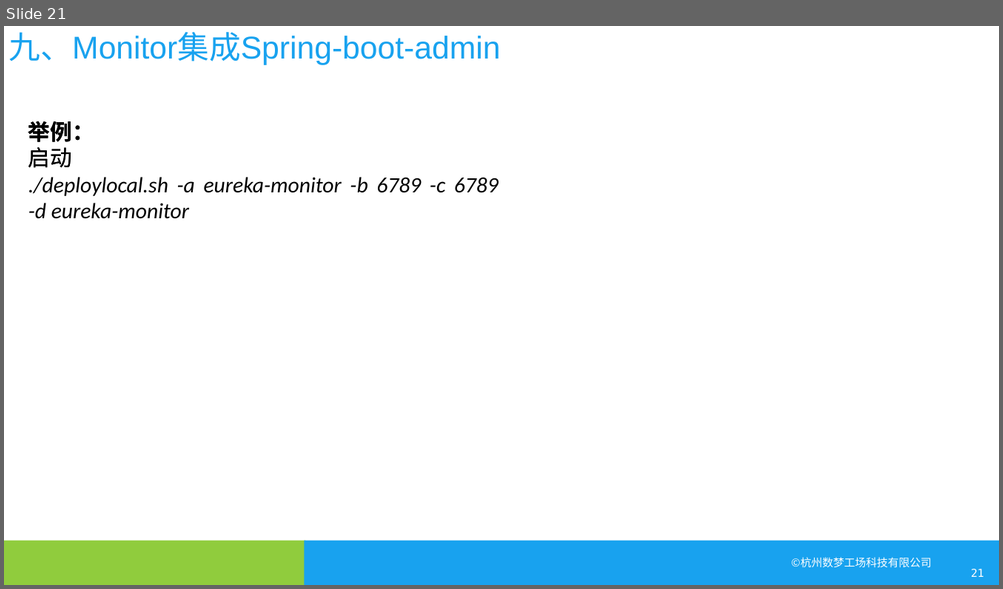
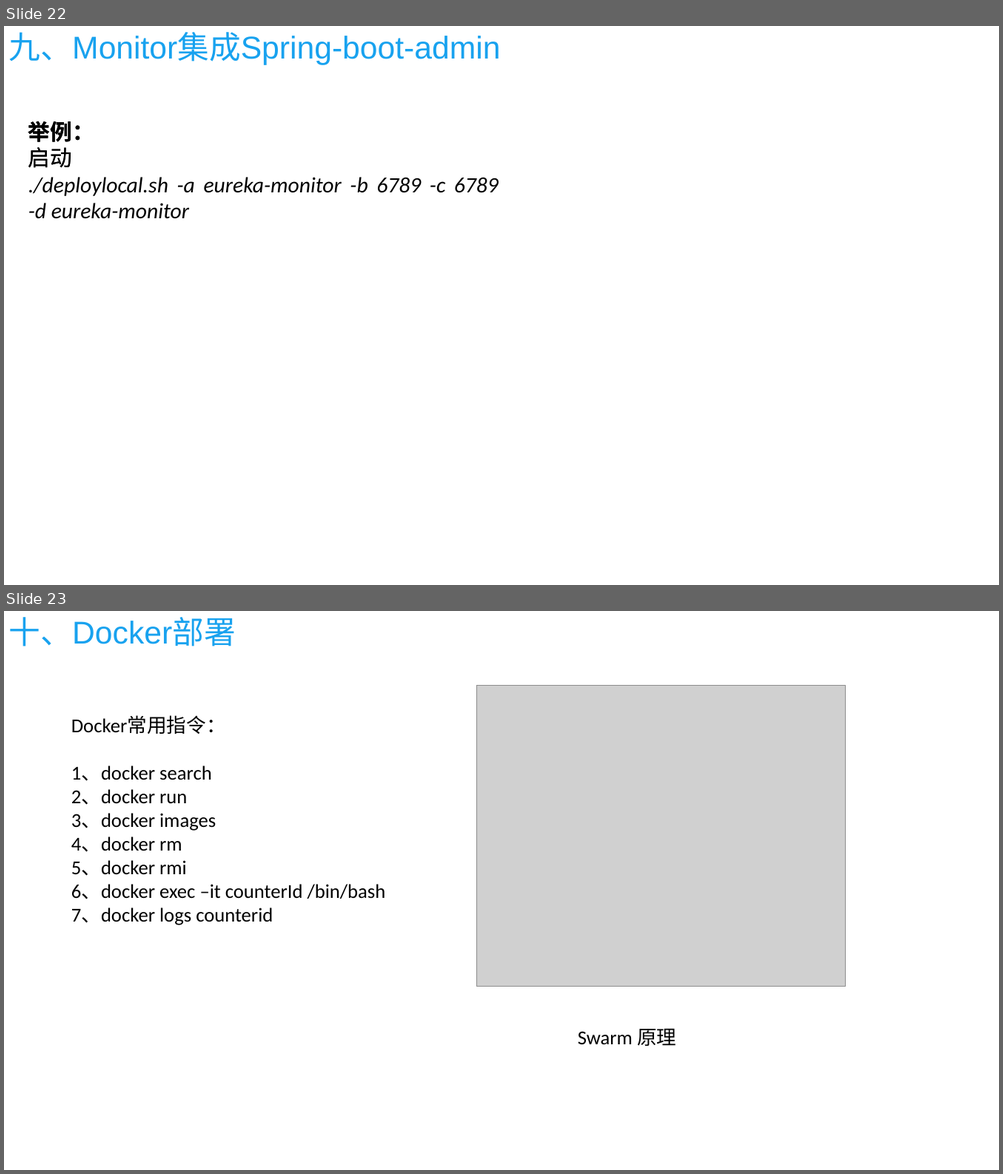
Before and after one commit to kuailewangzi1212/docs, a slide deck: spring cloud/spring cloud.pptx. Shown one above the other, each under a label of ours: slide 21 before the commit, slides 22 and 23 after it. The pictures are 1003x589 and 1003x1174 pixels, drawn with LibreOffice and Linux fonts; fonts in the diff are those of the drawing; grey boxes stand for pictures; background and template pictures are left out. Boxes give left, top, right and bottom in pixels: in the first picture for what was removed or moved away, otherwise in the second. Text is boxed around its words. In the diff, an @@ line names an element or a change of style, - is before the commit and + after.

```diff
--- a/spring cloud/spring cloud.pptx
+++ b/spring cloud/spring cloud.pptx
@@ slide 23 added at bbox=[4, 611, 999, 1170], background #FFFFFF @@
@@ title added at bbox=[9, 617, 236, 647], 28.8 pt, text #18A2EF @@
+十、Docker部署
@@ picture added at bbox=[477, 686, 845, 987] @@
@@ text added at bbox=[71, 716, 386, 925], 18 pt, text #000000 @@
+Docker常用指令：
+1、docker search
+2、docker run
+3、docker images
+4、docker rm
+5、docker rmi
+6、docker exec –it counterId /bin/bash
+7、docker logs counterid
@@ text added at bbox=[578, 1028, 676, 1046], 18 pt, text #000000 @@
+Swarm 原理
@@ what was slide 21 is now slide 22 @@
@@ slide 22 changed as well @@
@@ rectangle removed at bbox=[4, 540, 305, 585] @@
@@ rectangle removed at bbox=[304, 540, 999, 585] @@
@@ text removed at bbox=[791, 557, 930, 568] @@
-©杭州数梦工场科技有限公司
@@ page number removed at bbox=[970, 569, 984, 577] @@
-21
```
Also in this commit, not shown: 23 other slides changed, 2 other slides added, 1 slide removed, 5 other files.
